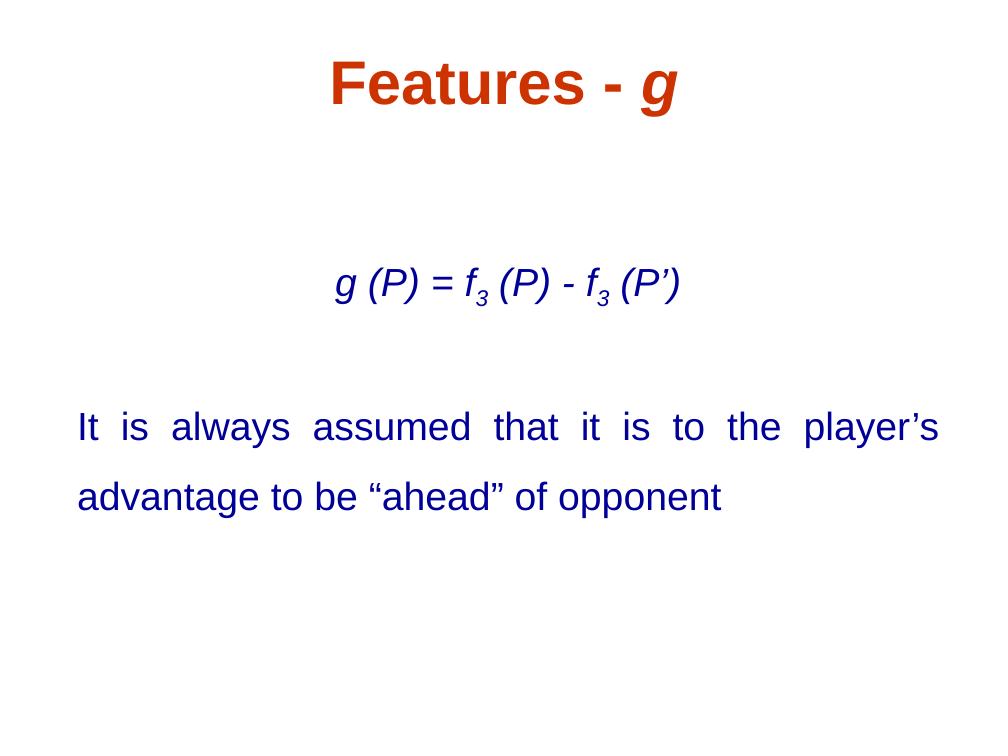
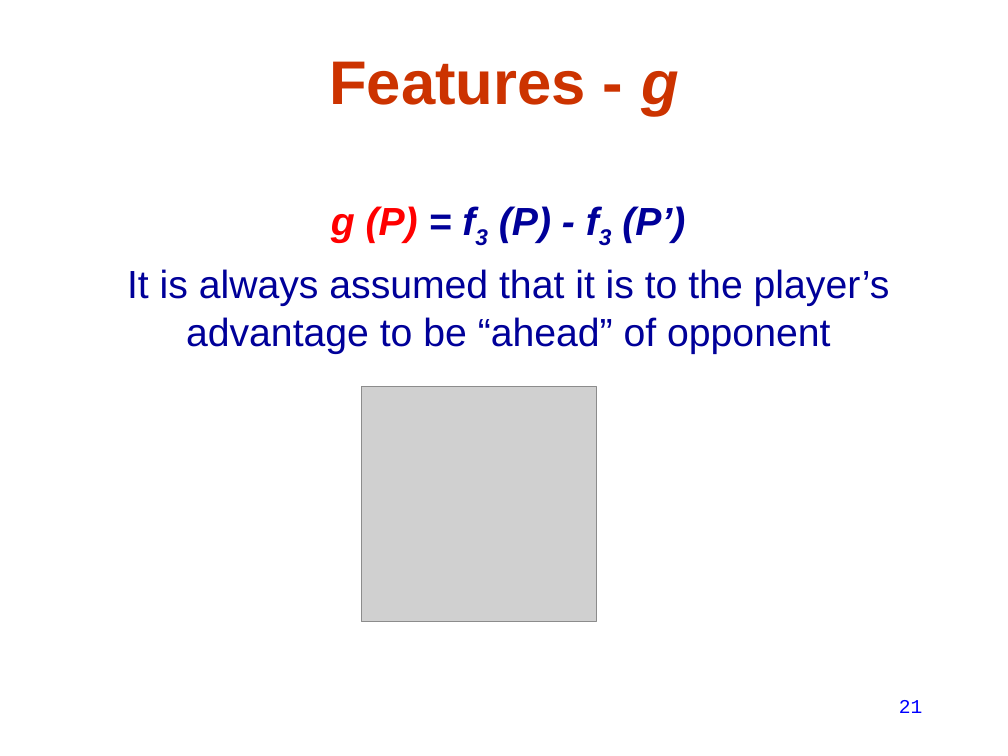
Before and after one commit to lasersox/twixt, a slide deck: slide 21 of docs/twixt_presentation.ppt. Drawn at 1008x756 pixels with LibreOffice and Linux fonts; fonts in the diff are those of the drawing; grey boxes stand for pictures. Boxes give left, top, right and bottom in pixels: in the first picture for what was removed or moved away, otherwise in the second. Text is boxed around its words. In the diff, an @@ line names an element or a change of style, - is before the commit and + after.

```diff
--- a/docs/twixt_presentation.ppt
+++ b/docs/twixt_presentation.ppt
@@ text "g (P) = f3 (P) ...": place and size @@
-text "g (P) = f3 (P) ..." at bbox=[77, 267, 940, 518]
+text "g (P) = f3 (P) ..." at bbox=[127, 206, 890, 354]
@@ text "g (P) = f3 (P) ..." at bbox=[127, 206, 890, 354]: text colour #000099 to #FF0000 in "g (P)"; bold on in "g (P) = f3 (P) - f3 ..."; alignment justified to centre; line spacing 1.5 to 1 @@
@@ picture added at bbox=[361, 386, 596, 621] @@
@@ page number added at bbox=[899, 700, 923, 713], 14 pt, text #0000FF @@
+21
```
Also in this commit, not shown: 20 other slides changed, 12 slides added, 2 slides removed, 1 other file.
